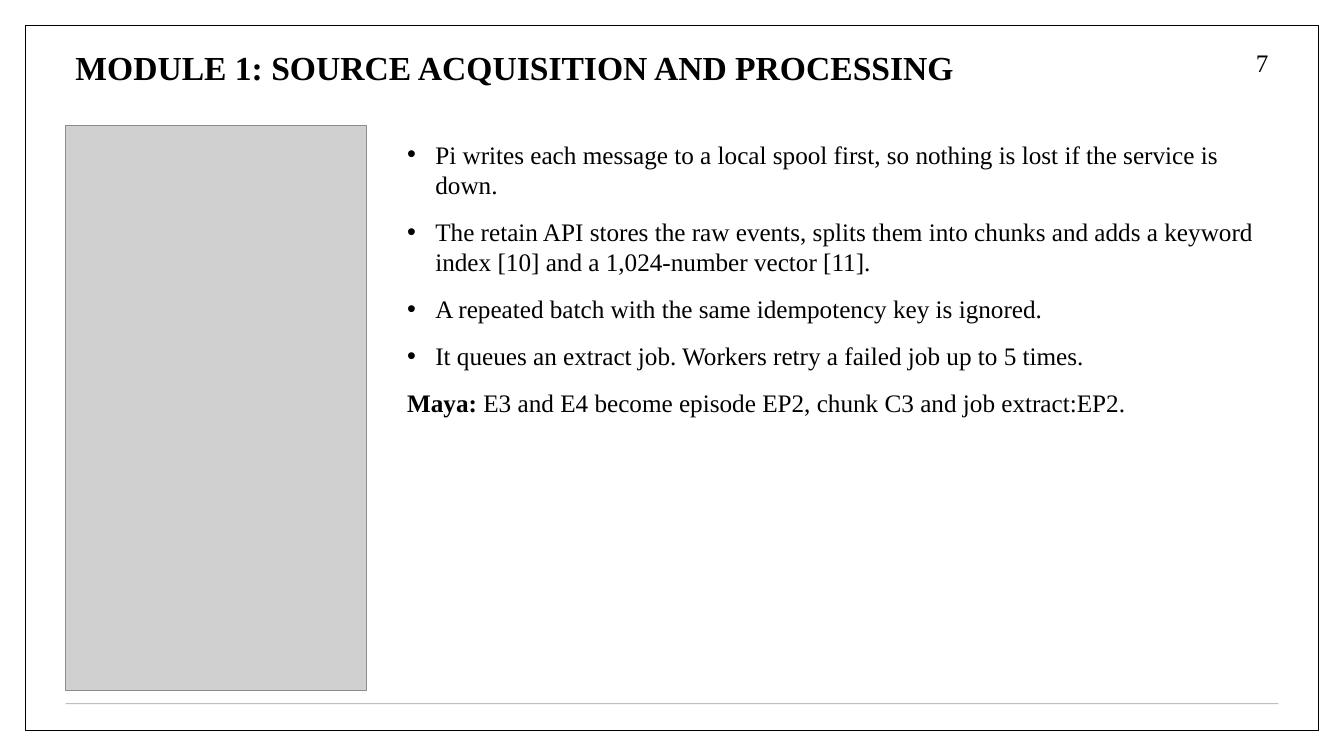
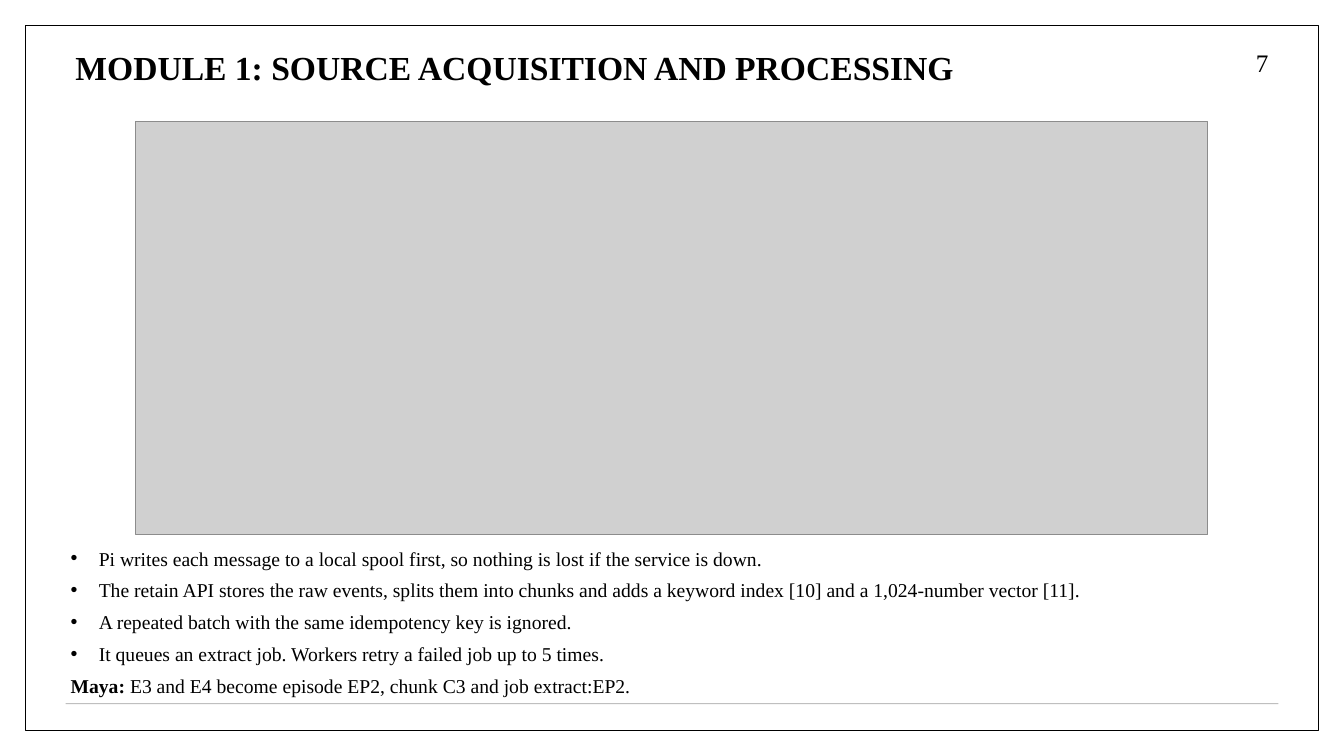
Before and after one commit to aryaniyaps/sdp-2026, a slide deck: slide 7 of P1_R2_13.pptx. Drawn at 1344x756 pixels with LibreOffice and Linux fonts; fonts in the diff are those of the drawing; grey boxes stand for pictures. Boxes give left, top, right and bottom in pixels: in the first picture for what was removed or moved away, otherwise in the second. Text is boxed around its words. In the diff, an @@ line names an element or a change of style, - is before the commit and + after.

Commit message:
Glossary at the end, larger module figures, Live Demo caption, acknowledge HOD and project lab panel, horizontal module 1 and 3 slides

```diff
--- a/P1_R2_13.pptx
+++ b/P1_R2_13.pptx
@@ picture removed at box(66, 126, 367, 691) @@
@@ picture added at box(136, 121, 1208, 534) @@
@@ text "Pi writes each message to ...": place and size @@
-text "Pi writes each message to ..." at box(407, 146, 1252, 418)
+text "Pi writes each message to ..." at box(71, 552, 1080, 698)
@@ text "Pi writes each message to ..." at box(71, 552, 1080, 698): size 18 to 14 pt; less space between paragraphs @@
```
Also in this commit, not shown: 1 other slide changed, 12 other files.
